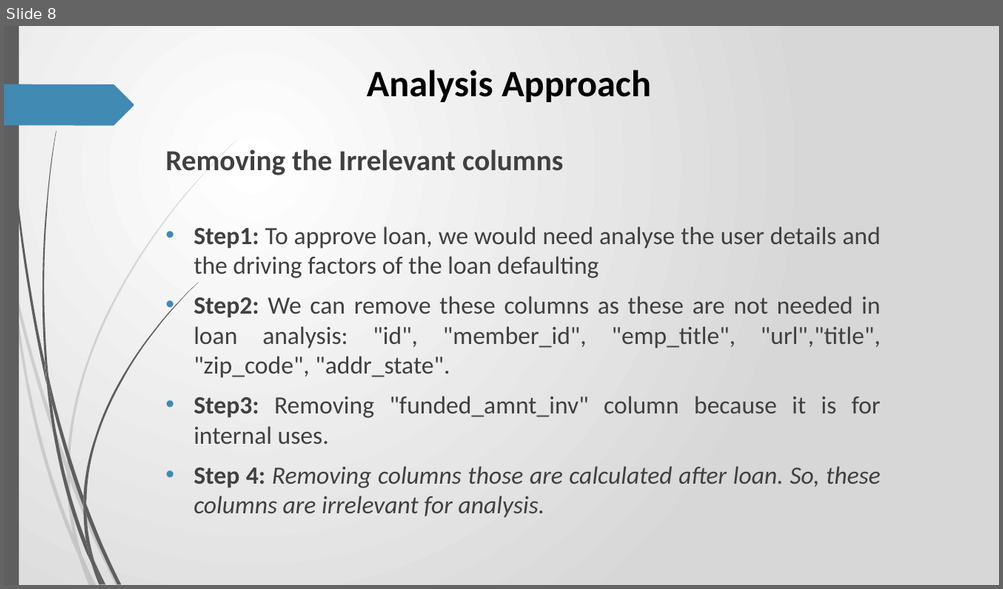
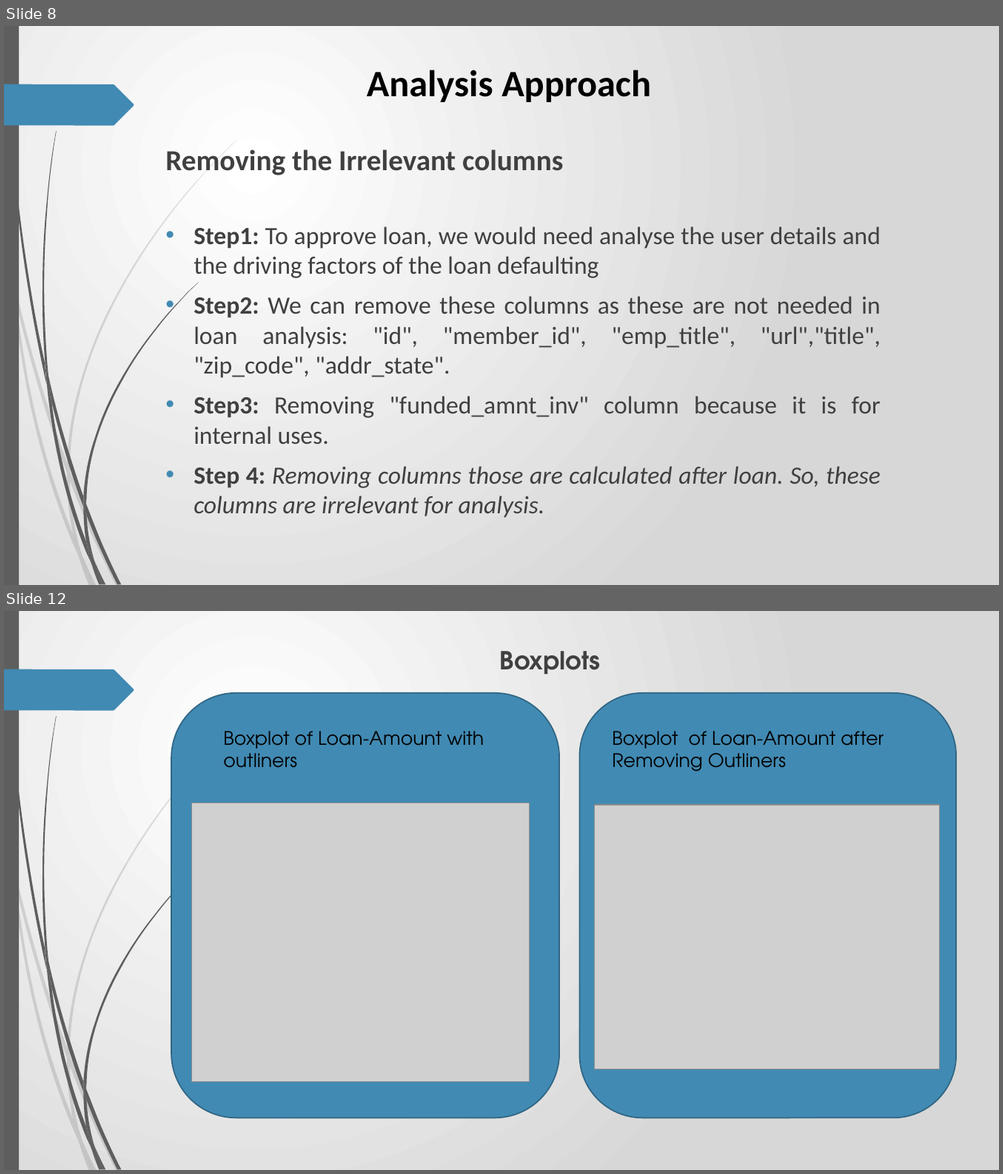
Before and after one commit to RavishankarDuMCA10/LendingClubCaseStudy, a slide deck: Case_Study.pptx. Shown one above the other, each under a label of ours: slide 8 before the commit, slides 8 and 12 after it; the slides between them are not shown. The pictures are 1003x589 and 1003x1174 pixels, drawn with LibreOffice and Linux fonts; fonts in the diff are those of the drawing; grey boxes stand for pictures. Boxes give left, top, right and bottom in pixels: in the first picture for what was removed or moved away, otherwise in the second. Text is boxed around its words. In the diff, an @@ line names an element or a change of style, - is before the commit and + after.

```diff
--- a/Case_Study.pptx
+++ b/Case_Study.pptx
@@ slide 12 added at (4, 611, 999, 1170), background gradient #FFFFFF to #D7D7D7; not listed: 24 template elements that a slide beside it also shows @@
@@ text added at (500, 651, 600, 674), 24 pt, text #404040, bold @@
+Boxplots
@@ rounded rectangle added at (171, 693, 559, 1119), fill #418AB3, outline #306684 1.25 pt @@
@@ rounded rectangle added at (579, 693, 956, 1119), fill #418AB3, outline #306684 1.25 pt @@
@@ text added at (223, 731, 484, 768), 18 pt, text #000000 @@
+Boxplot of Loan-Amount with outliners
@@ text added at (612, 731, 883, 772), 18 pt, text #000000 @@
+Boxplot of Loan-Amount after Removing Outliners
@@ picture added at (191, 803, 529, 1082) @@
@@ picture added at (595, 805, 939, 1070) @@
```
Also in this commit, not shown: 2 slides changed, 4 other slides added.
